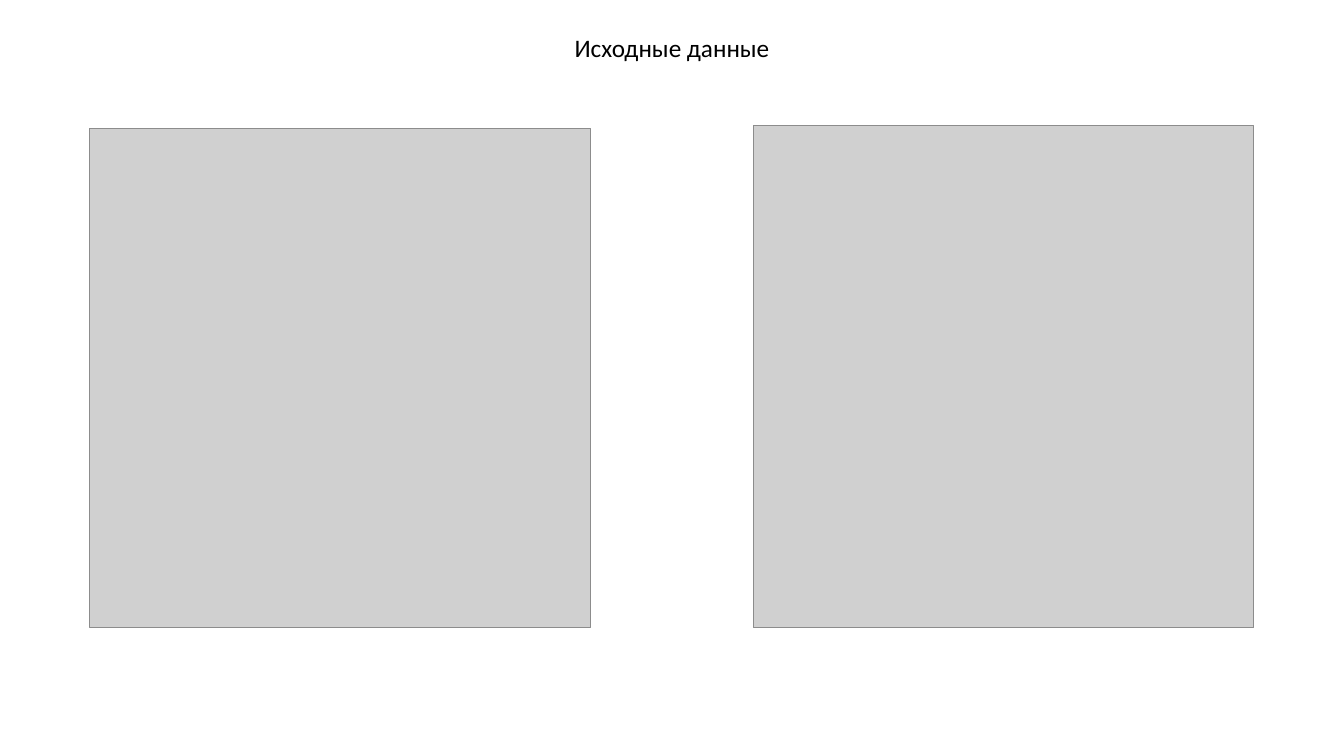
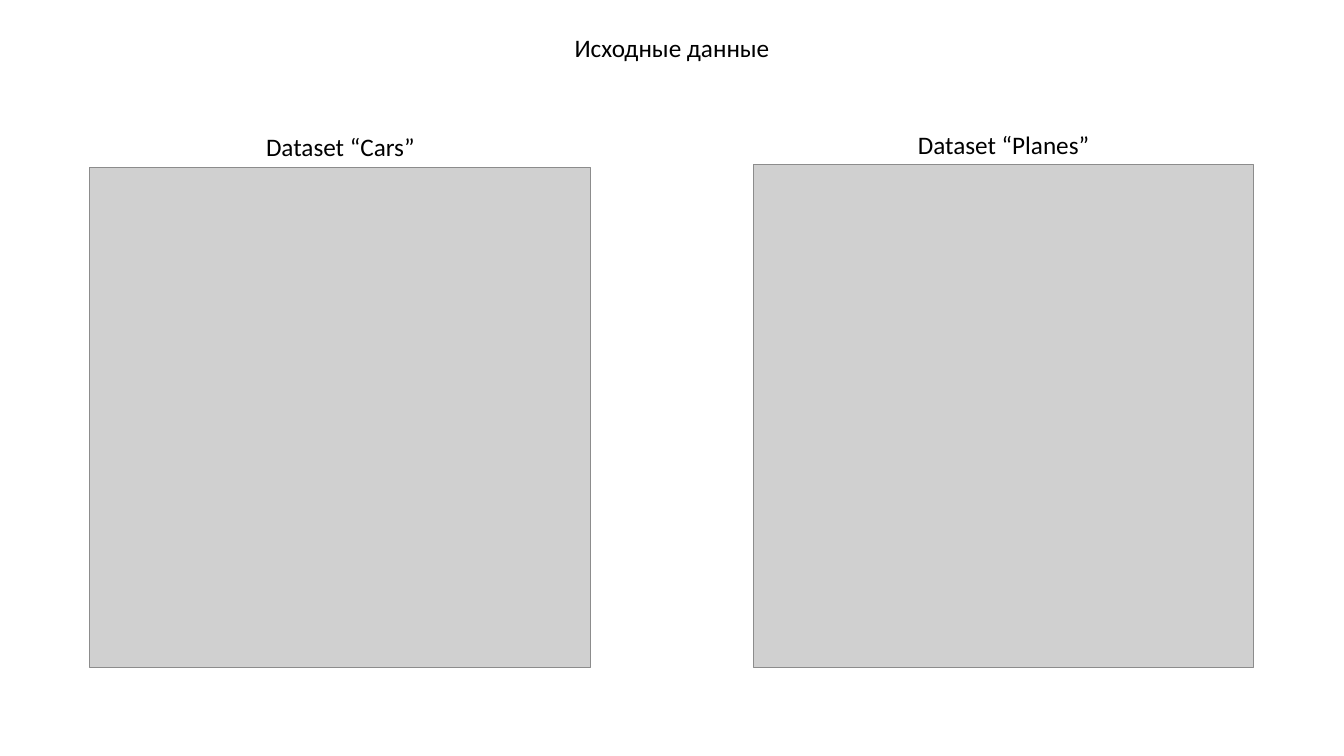
Before and after one commit to KanVull/Kursach-8Sem, a slide deck: slide 2 of Презентация.pptx. Drawn at 1344x756 pixels with LibreOffice and Linux fonts; fonts in the diff are those of the drawing; grey boxes stand for pictures. Boxes give left, top, right and bottom in pixels: in the first picture for what was removed or moved away, otherwise in the second. Text is boxed around its words. In the diff, an @@ line names an element or a change of style, - is before the commit and + after.

```diff
--- a/Презентация.pptx
+++ b/Презентация.pptx
@@ text added at (266,138,415,157), 18 pt, text #000000 @@
+Dataset “Cars”
@@ text added at (918,136,1089,155), 18 pt, text #000000 @@
+Dataset “Planes”
@@ picture: place and size @@
-picture at (90,128,591,628)
+picture at (90,167,591,667)
@@ picture: place and size @@
-picture at (753,126,1254,628)
+picture at (753,165,1254,667)
```
Also in this commit, not shown: 1 slide added, 1 slide removed, 2 other files.
